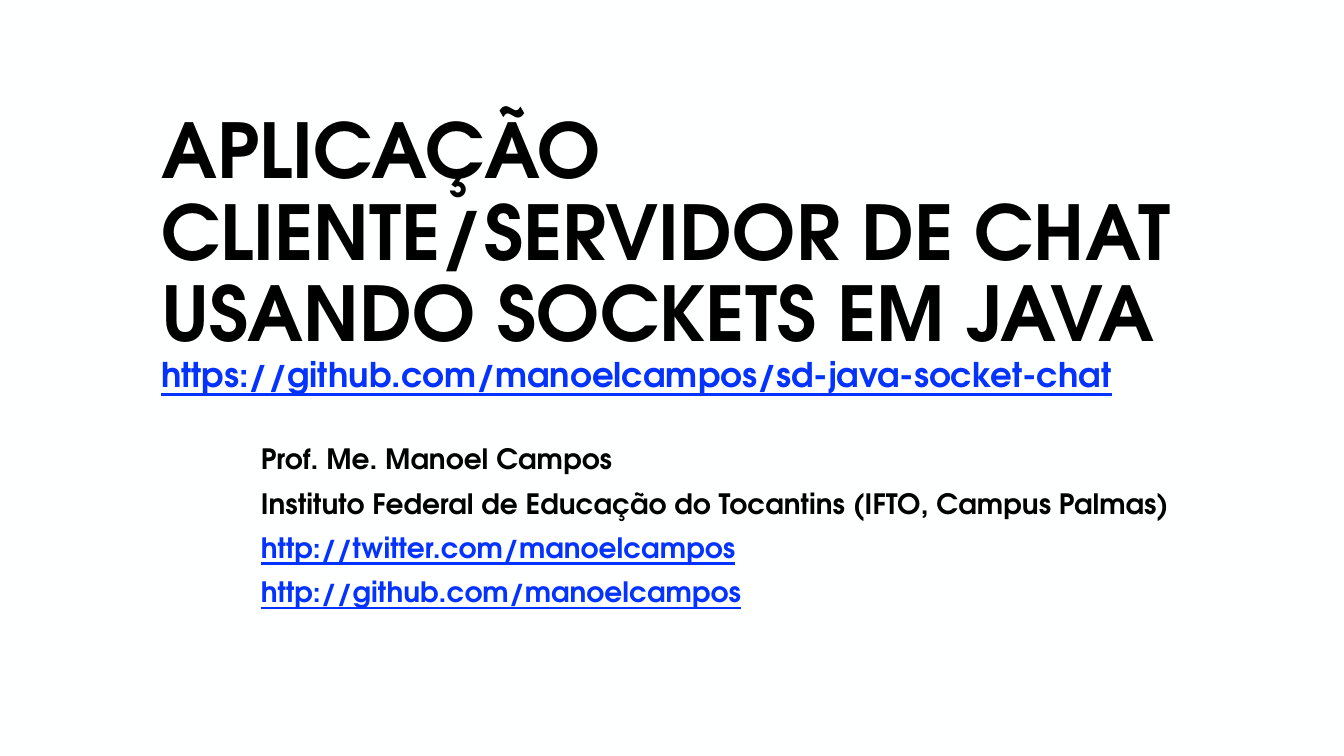
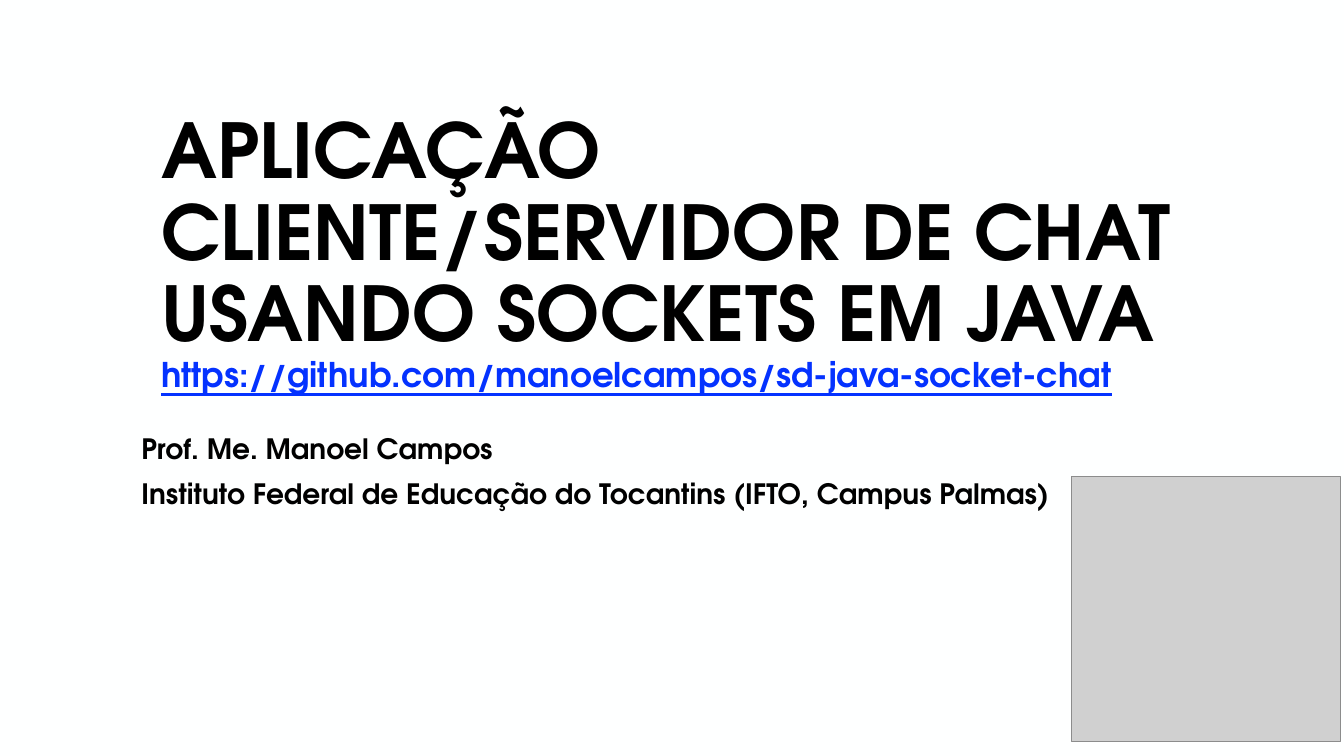
Before and after one commit to manoelcampos/sd-java-socket-chat, a slide deck: slide 1 of chat-sockets.pptx. Drawn at 1344x756 pixels with LibreOffice and Linux fonts; fonts in the diff are those of the drawing; grey boxes stand for pictures; background and template pictures are left out. Boxes give left, top, right and bottom in pixels: in the first picture for what was removed or moved away, otherwise in the second. Text is boxed around its words. In the diff, an @@ line names an element or a change of style, - is before the commit and + after.

Commit message:
Atualiza apresentação chat sockets

```diff
--- a/chat-sockets.pptx
+++ b/chat-sockets.pptx
@@ subtitle "Prof. Me. Manoel Campos": place and size @@
-subtitle "Prof. Me. Manoel Campos" at [261, 448, 1168, 609]
+subtitle "Prof. Me. Manoel Campos" at [141, 438, 1048, 511]
@@ picture added at [1072, 477, 1340, 742] @@
@@ subtitle at [261, 536, 741, 609]: paragraphs removed @@
-http://twitter.com/manoelcampos
-http://github.com/manoelcampos
```
Also in this commit, not shown: 4 other slides changed.
